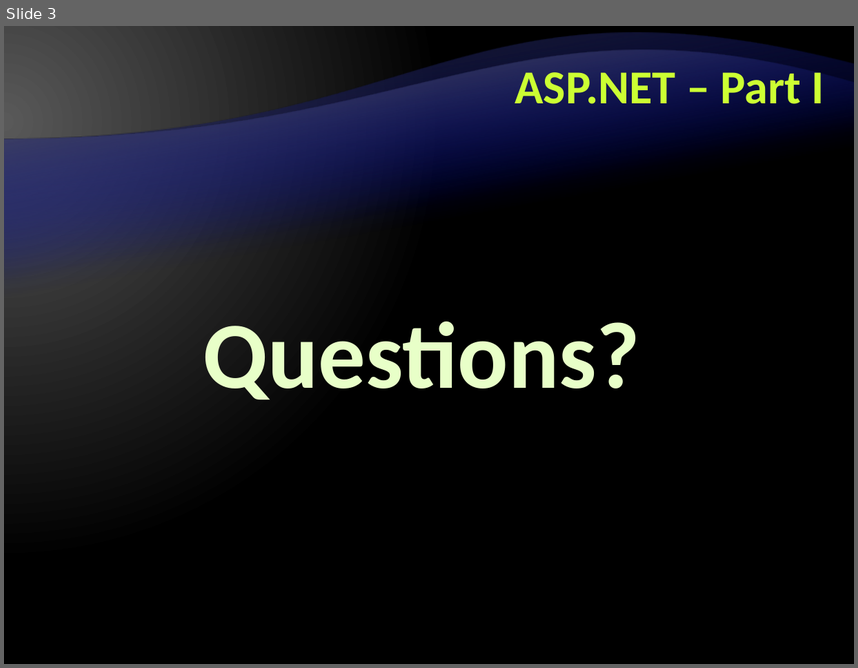
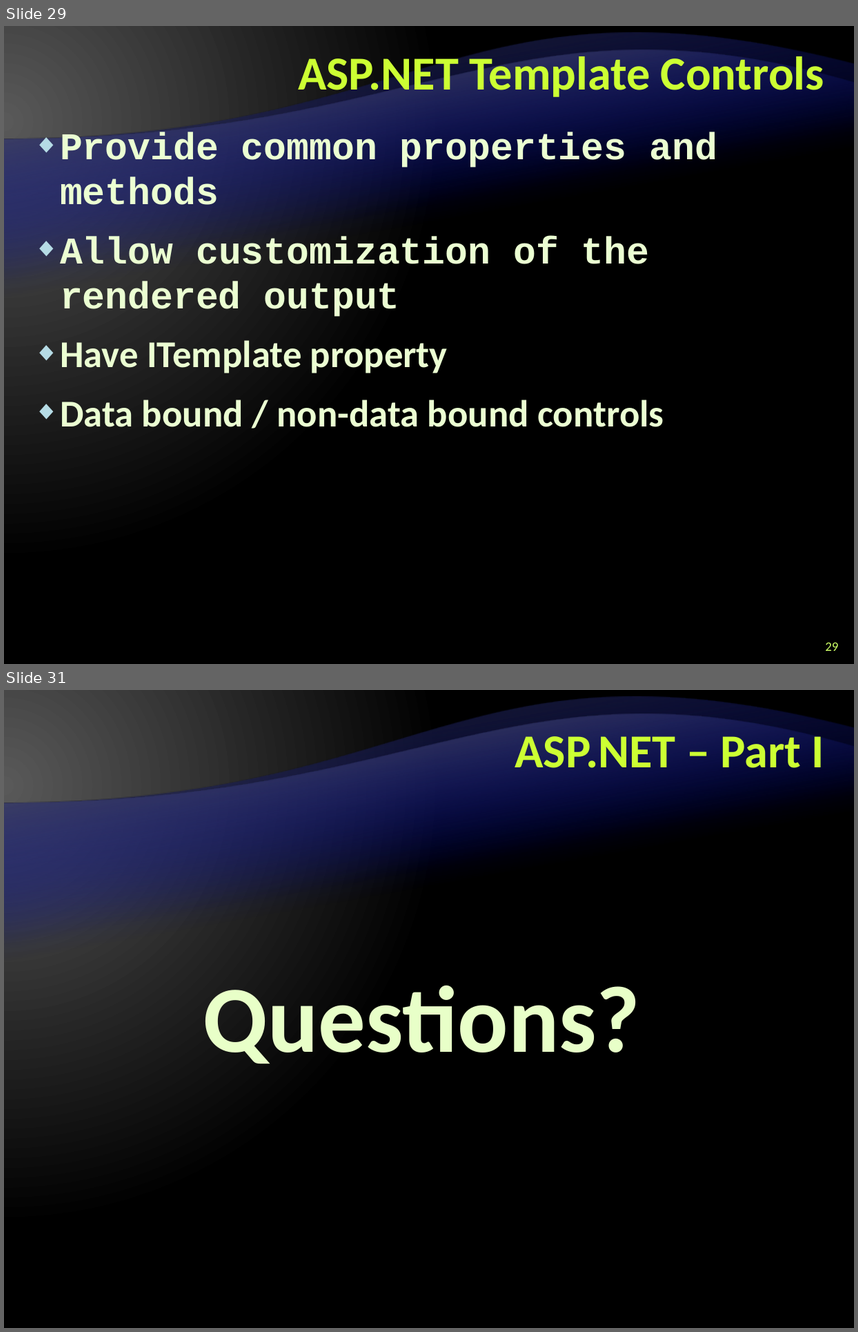
Before and after one commit to Graveheart/aspnetcourse, a slide deck: lectures/8. ASP.NET – Part I.pptx. Shown one above the other, each under a label of ours: slide 3 before the commit, slides 29 and 31 after it; the slides between them are not shown. The pictures are 858x668 and 858x1332 pixels, drawn with LibreOffice and Linux fonts; fonts in the diff are those of the drawing; background and template pictures are left out. Boxes give left, top, right and bottom in pixels: in the first picture for what was removed or moved away, otherwise in the second. Text is boxed around its words. In the diff, an @@ line names an element or a change of style, - is before the commit and + after.

```diff
--- a/lectures/8. ASP.NET – Part I.pptx
+++ b/lectures/8. ASP.NET – Part I.pptx
@@ slide 29 added at [4,26,854,664], background gradient #595959 to #000000; not listed: 2 template elements that a slide beside it also shows @@
@@ title added at [298,50,824,101], 40 pt, text #CCFF33, bold @@
+ASP.NET Template Controls
@@ text added at [60,132,717,427], 32 pt, text #EBFFD2, bold @@
+◆ Provide common properties and methods
+◆ Allow customization of the rendered output
+◆ Have ITemplate property
+◆ Data bound / non-data bound controls
@@ page number added at [825,641,838,650], 11 pt, text #CCFF66 @@
+29
@@ what was slide 3 is now slide 31 @@
```
Also in this commit, not shown: 2 slides changed, 28 other slides added.
